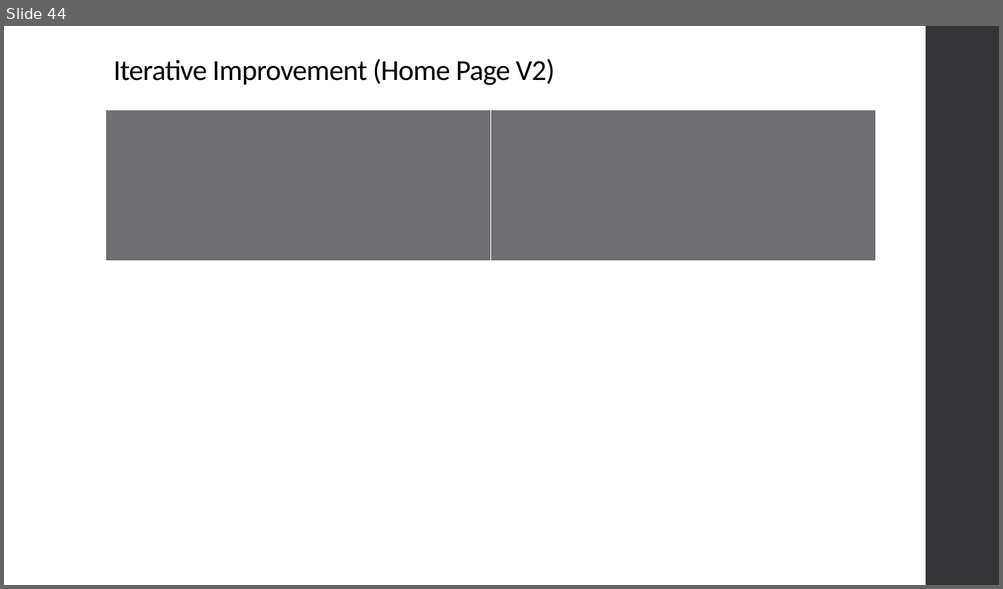
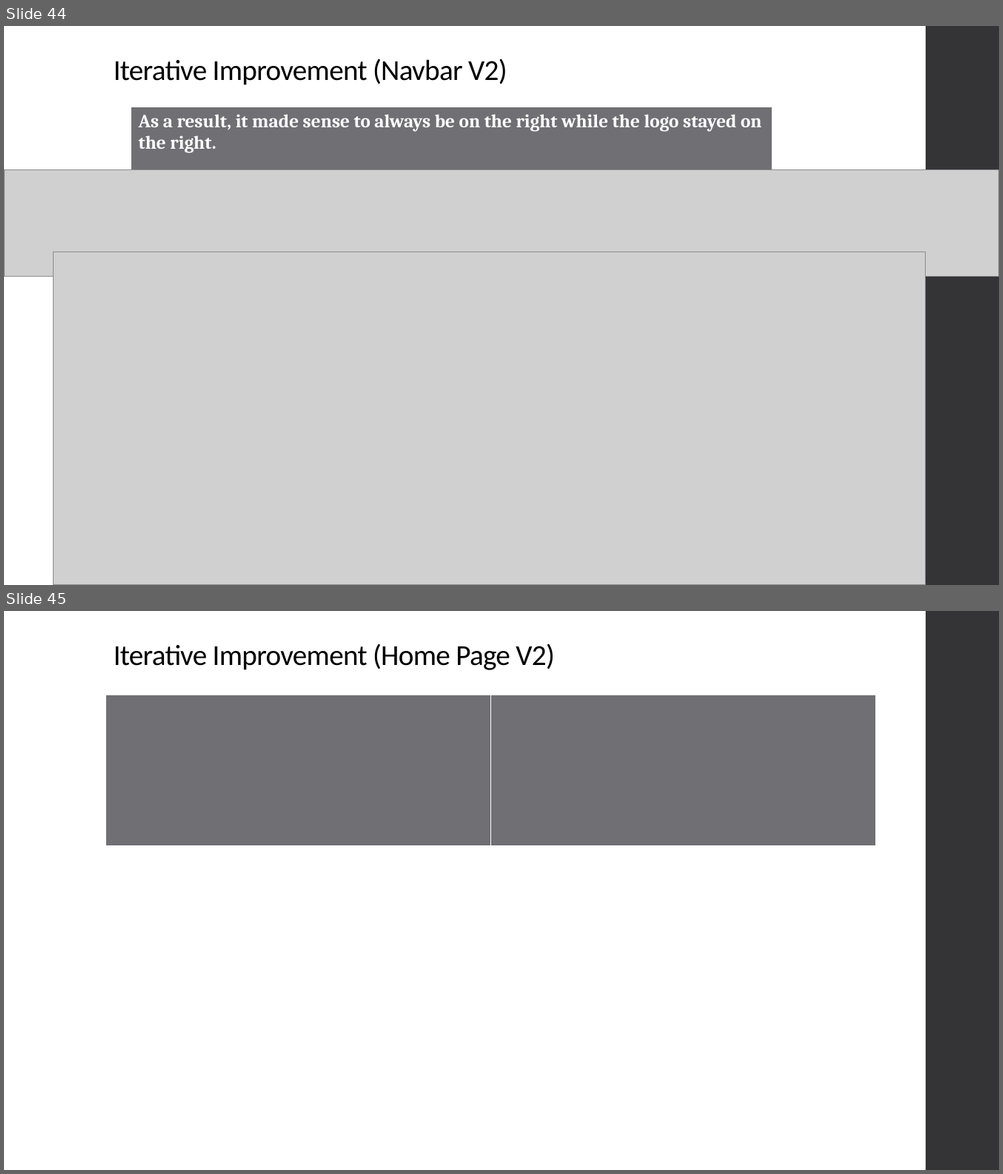
Before and after one commit to niuqaoJ-life/jollibee-fanpage, a slide deck: AS91903_91906_Evidence_Joaquin_Badenas.pptx. Shown one above the other, each under a label of ours: slide 44 before the commit, slides 44 and 45 after it. The pictures are 1003x589 and 1003x1174 pixels, drawn with LibreOffice and Linux fonts; fonts in the diff are those of the drawing; grey boxes stand for pictures. Boxes give left, top, right and bottom in pixels: in the first picture for what was removed or moved away, otherwise in the second. Text is boxed around its words. In the diff, an @@ line names an element or a change of style, - is before the commit and + after.

```diff
--- a/AS91903_91906_Evidence_Joaquin_Badenas.pptx
+++ b/AS91903_91906_Evidence_Joaquin_Badenas.pptx
@@ slide 44 added at (4,26,999,585), background #FFFFFF; not listed: 1 template element that a slide beside it also shows @@
@@ title added at (114,59,507,85), 28 pt, text #000000 @@
+Iterative Improvement (Navbar V2)
@@ table added at (131,107,772,184), 1 rows, 1 columns @@
+As a result, it made sense to always be on the right while the logo stayed on the right.
@@ picture added at (4,170,999,277) @@
@@ picture added at (54,252,925,585) @@
@@ what was slide 44 is now slide 45 @@
```
Also in this commit, not shown: 2 slides changed, 2 other files.
